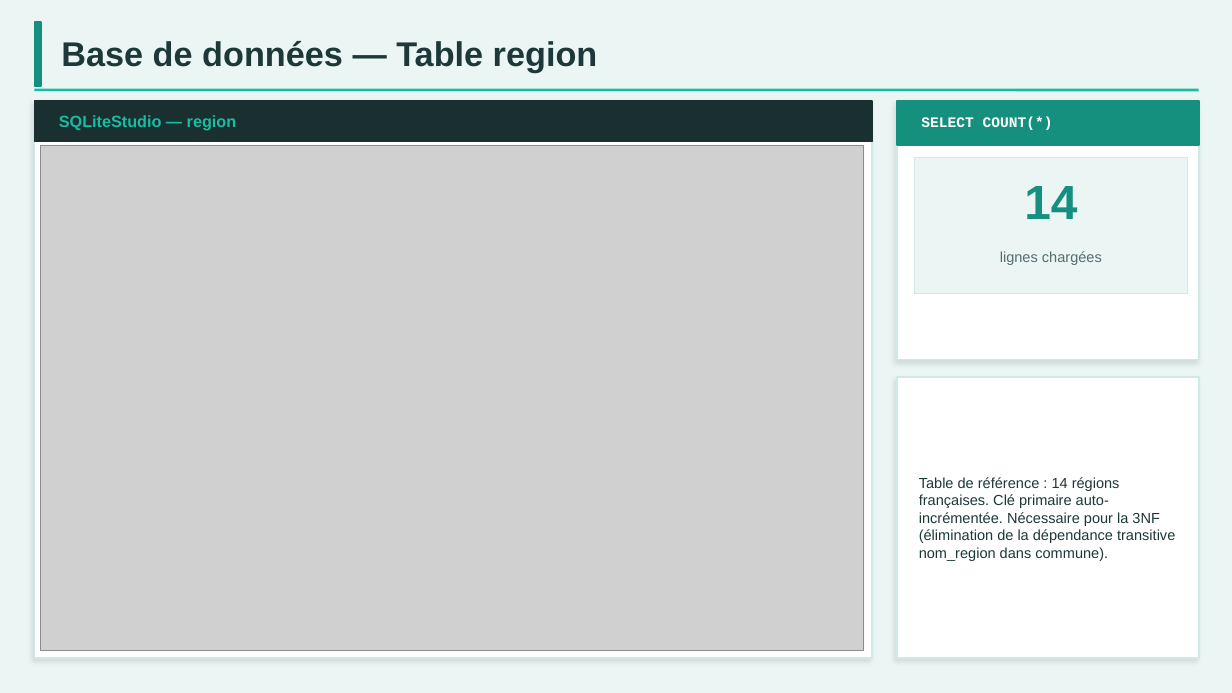
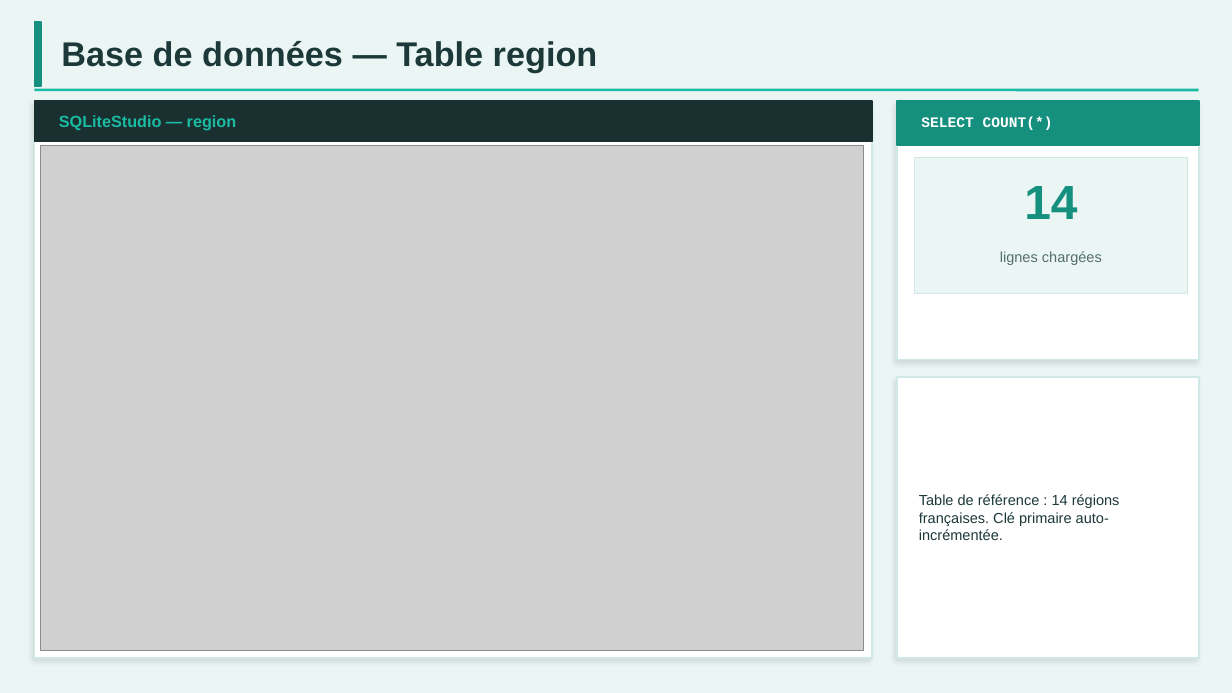
Before and after one commit to heba33ar/LaplaceImmo, a slide deck: slide 7 of Abu-rabia_Heba_2_support_032026.pptx. Drawn at 1232x693 pixels with LibreOffice and Linux fonts; fonts in the diff are those of the drawing; grey boxes stand for pictures. Boxes give left, top, right and bottom in pixels: in the first picture for what was removed or moved away, otherwise in the second. Text is boxed around its words. In the diff, an @@ line names an element or a change of style, - is before the commit and + after.

```diff
--- a/Abu-rabia_Heba_2_support_032026.pptx
+++ b/Abu-rabia_Heba_2_support_032026.pptx
@@ text at bbox=[919, 494, 1120, 540]: text changed @@
-Table de référence : 14 régions françaises. Clé primaire auto-incrémentée. Nécessaire pour la 3NF (élimination de la dépendance transitive nom_region dans commune).
+Table de référence : 14 régions françaises. Clé primaire auto-incrémentée.
```
Also in this commit, not shown: 4 other slides changed, 7 other files.
